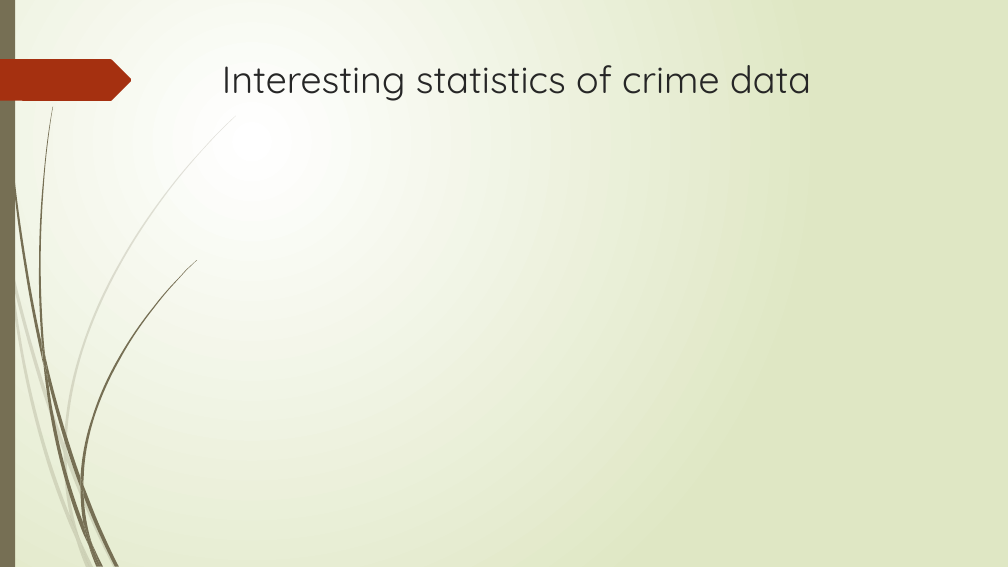
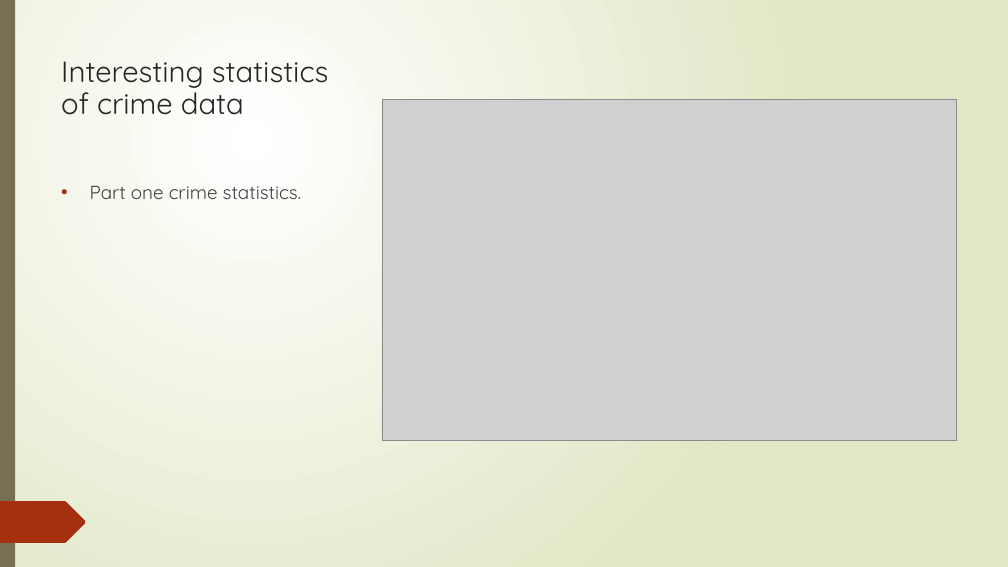
Before and after one commit to mitresh95/ImpactOfCrimeOnHousing, a slide deck: slide 16 of Presentation.pptx. Drawn at 1008x567 pixels with LibreOffice and Linux fonts; fonts in the diff are those of the drawing; grey boxes stand for pictures. Boxes give left, top, right and bottom in pixels: in the first picture for what was removed or moved away, otherwise in the second. Text is boxed around its words. In the diff, an @@ line names an element or a change of style, - is before the commit and + after.

```diff
--- a/Presentation.pptx
+++ b/Presentation.pptx
@@ rectangle removed at (0,0,15,567) @@
@@ rectangle added at (0,0,1008,567), fill gradient #FFFFFF to #DFE8C4 @@
@@ rectangle added at (0,0,15,567), fill #766F54 @@
@@ title "Interesting statistics of crime data": place and size @@
-title "Interesting statistics of crime data" at (222,65,811,101)
+title "Interesting statistics of crime data" at (61,61,329,115)
@@ title "Interesting statistics of crime data" at (61,61,329,115): size 36 to 28 pt; line spacing 1 to 0.9 @@
@@ picture added at (382,100,957,441) @@
@@ text added at (90,185,301,199), 18 pt, text #404040 @@
+• Part one crime statistics.
@@ freeform shape added at (0,501,86,543), fill #A53010 @@
```
Also in this commit, not shown: 11 slides added.
